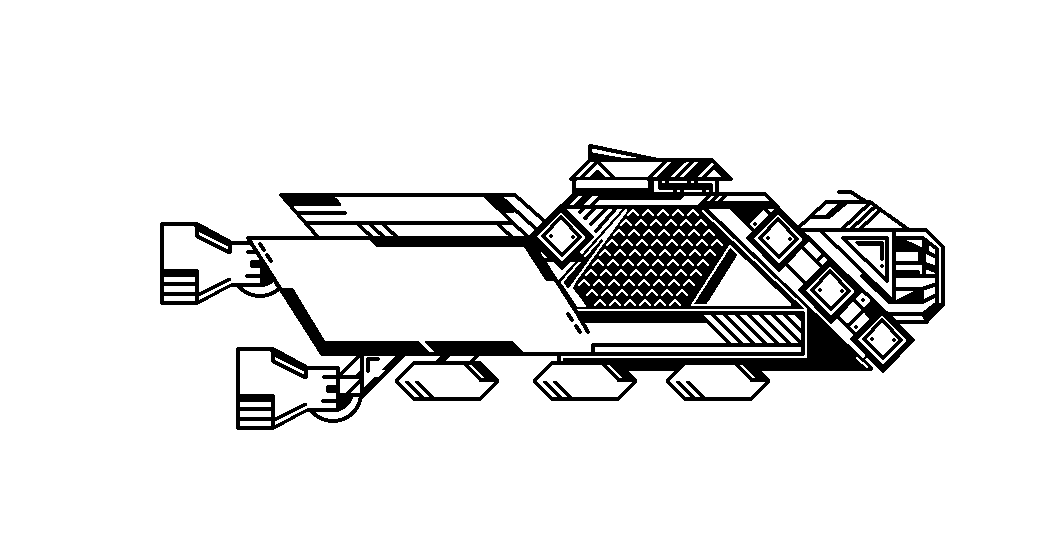
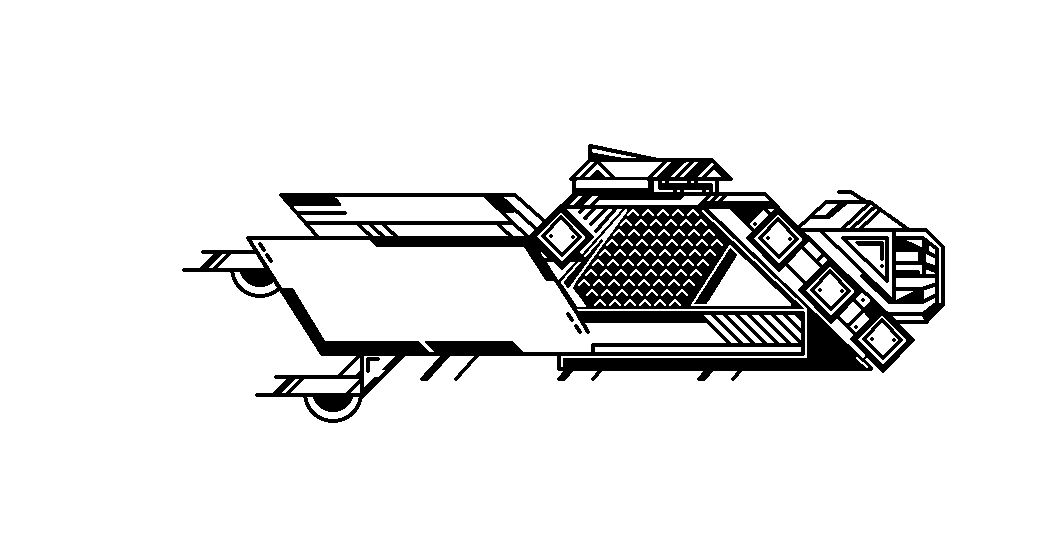
Layered file, before and after one edit (1047 × 559). Changes by layer:
hid "Layer 10" over [left=395, top=361, right=770, bottom=401]
hid "Layer 12" over [left=160, top=222, right=264, bottom=305]
hid "Layer 11" over [left=236, top=347, right=340, bottom=430]
